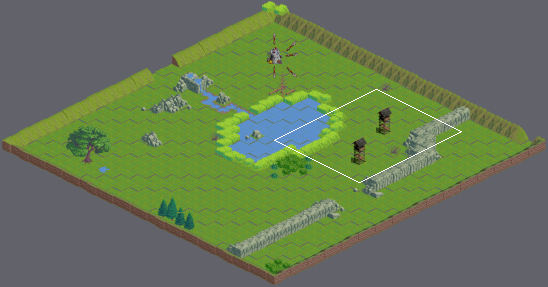
One commit to this Tiled map: maps/isom_workMap.tmx. Above, an overview of the earlier version with the close-up marked.
Close-up. Before the commit:
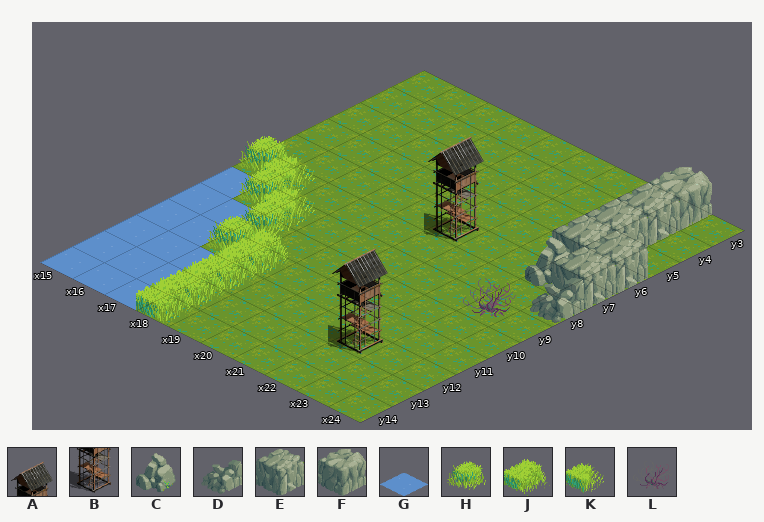
Cells are 64x32 px. Isometric: x runs down to the right, y down to the left. Shown: x 15..24, y 3..14.
Key: from "01": A 0, B 1; from "Iso-64x64-outside": C 51, D 53, E 54, F 55, G 85, H 110, J 112, K 115, L 119.
_ is an empty cell.
Layers that did not change in this view are not listed.
Layer "ground" before, first column x 15:
 3 ________F_
 4 ________E_
 5 ___A____E_
 6 ________EE
 7 _____B__CE
 8 HK_______D
 9 GHK_____L_
10 GGH__A____
11 GGHJ______
12 GGGJ___B__
13 GGGJ______
14 GGGJ______
And afterwards:
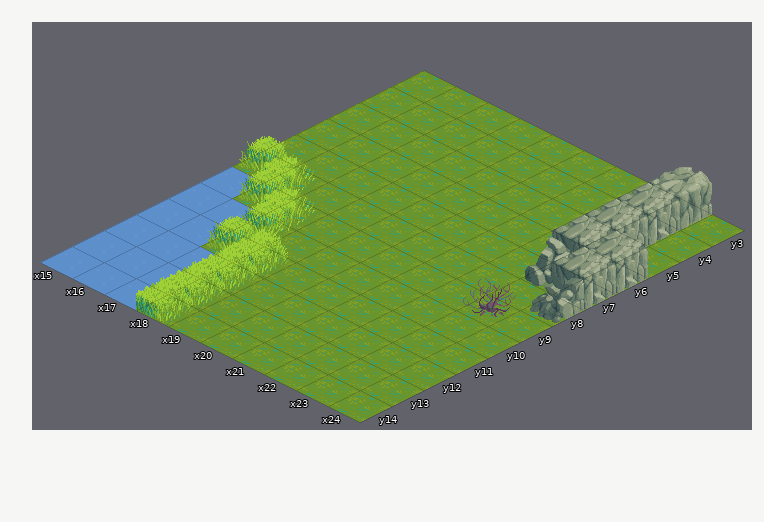
Change:
Changed rows in their new state; . is an unchanged cell.
Layer "ground":
first column x 18:
 5 _....
 7 .._..
10 .._..
12 ...._
